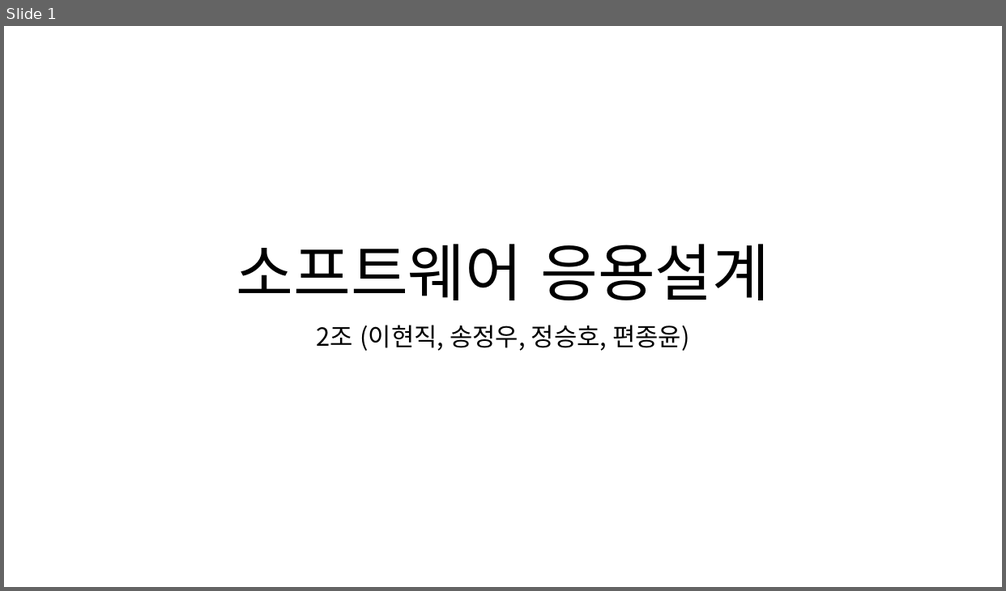
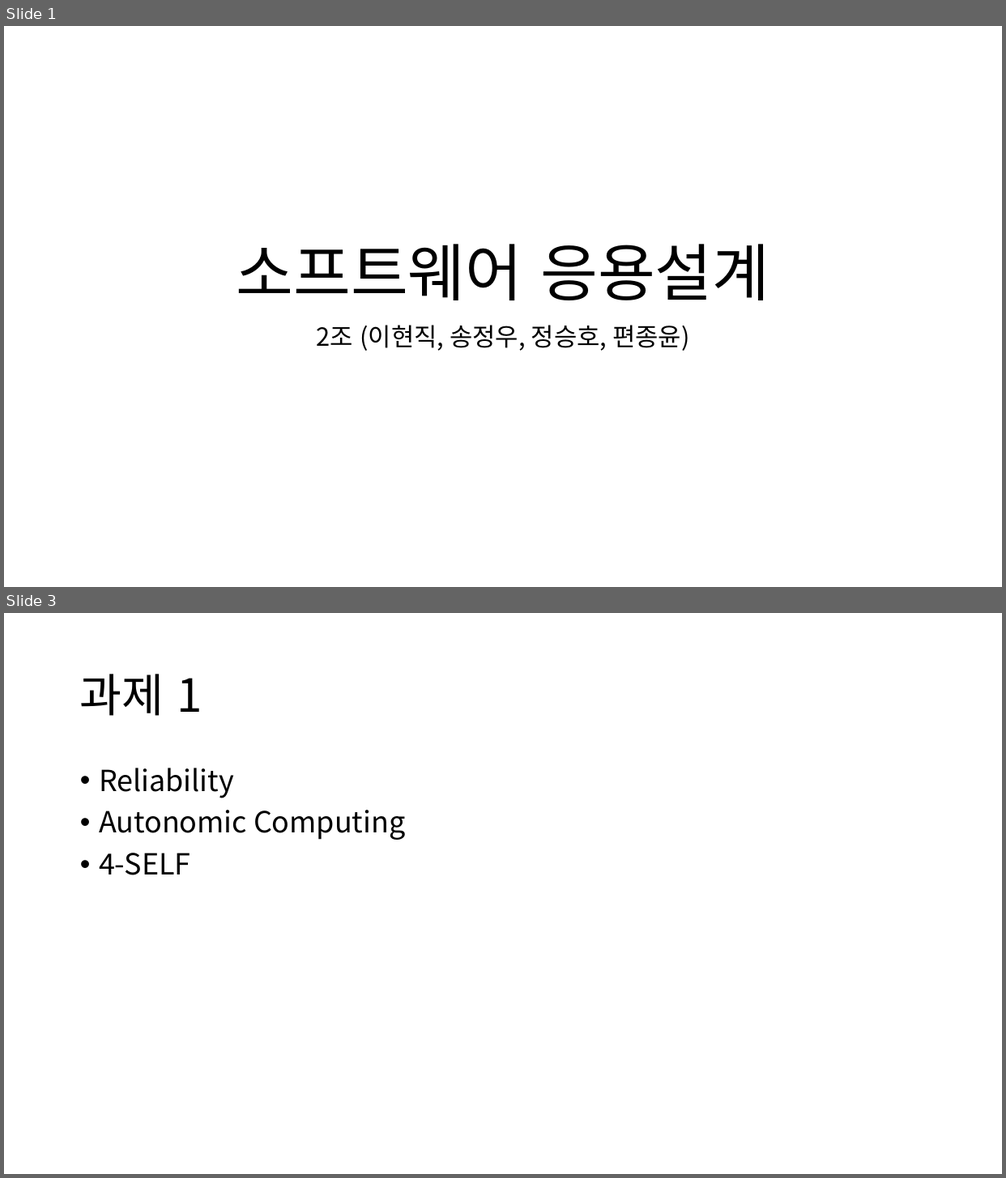
Before and after one commit to TUK-pedestrianSafety/document, a slide deck: ppt/소프트웨어 응용설계 발표자료.pptx. Shown one above the other, each under a label of ours: slide 1 before the commit, slides 1 and 3 after it; the slides between them are not shown. The pictures are 1006x591 and 1006x1178 pixels, drawn with LibreOffice and Linux fonts; fonts in the diff are those of the drawing. Boxes give left, top, right and bottom in pixels: in the first picture for what was removed or moved away, otherwise in the second. Text is boxed around its words. In the diff, an @@ line names an element or a change of style, - is before the commit and + after.

```diff
--- a/ppt/소프트웨어 응용설계 발표자료.pptx
+++ b/ppt/소프트웨어 응용설계 발표자료.pptx
@@ slide 3 added at box(4, 613, 1002, 1174), background #FFFFFF @@
@@ title added at box(80, 674, 202, 716), 44 pt, text #000000 @@
+과제 1
@@ text added at box(99, 768, 405, 875), 28 pt, text #000000 @@
+• Reliability
+• Autonomic Computing
+• 4-SELF
```
Also in this commit, not shown: 24 other slides added, 1 slide removed.
